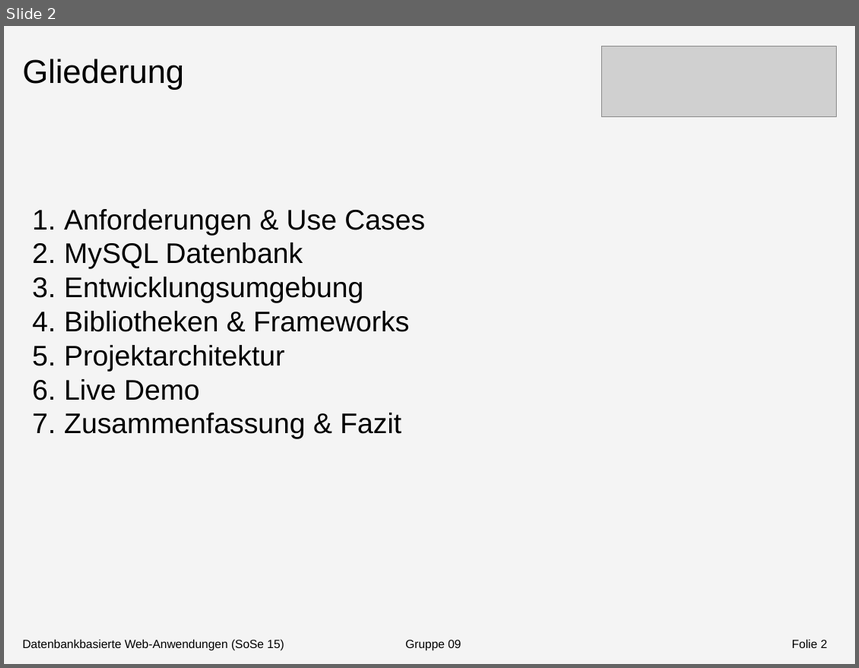
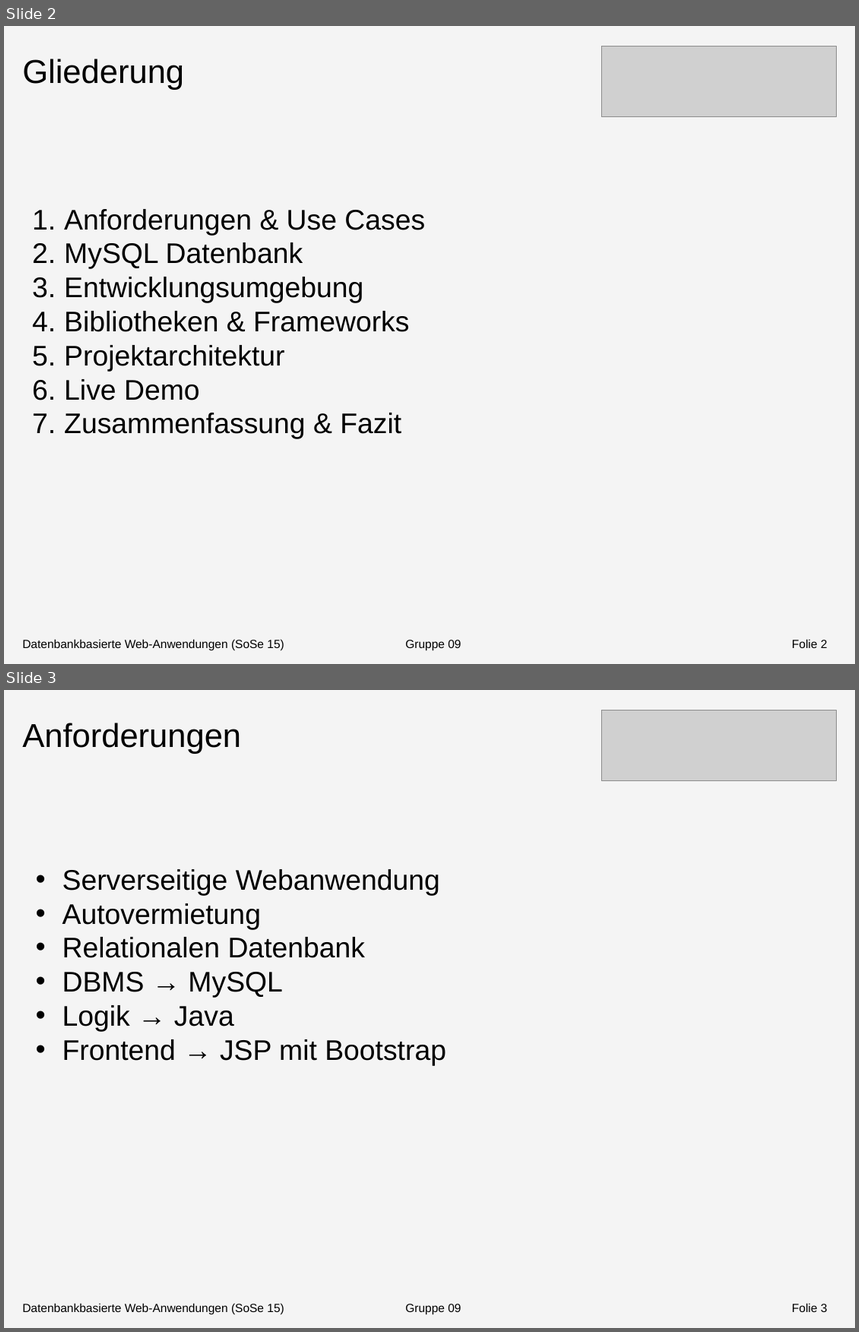
Before and after one commit to Shardic/DatenbankenMI2015, a slide deck: Doku/Dokumentation/Präsentation/Präsentation1.pptx. Shown one above the other, each under a label of ours: slide 2 before the commit, slides 2 and 3 after it. The pictures are 859x668 and 859x1332 pixels, drawn with LibreOffice and Linux fonts; fonts in the diff are those of the drawing; grey boxes stand for pictures. Boxes give left, top, right and bottom in pixels: in the first picture for what was removed or moved away, otherwise in the second. Text is boxed around its words. In the diff, an @@ line names an element or a change of style, - is before the commit and + after.

```diff
--- a/Doku/Dokumentation/Präsentation/Präsentation1.pptx
+++ b/Doku/Dokumentation/Präsentation/Präsentation1.pptx
@@ slide 3 added at [4, 690, 855, 1328], background #F4F4F4 @@
@@ picture added at [601, 711, 836, 781] @@
@@ text added at [22, 723, 241, 754], 28 pt, text #000000 @@
+Anforderungen
@@ text added at [63, 869, 446, 1066], 24 pt, text #000000 @@
+• Serverseitige Webanwendung
+• Autovermietung
+• Relationalen Datenbank
+• DBMS → MySQL
+• Logik → Java
+• Frontend → JSP mit Bootstrap
@@ text added at [22, 1303, 461, 1315], 10 pt, text #000000 @@
+Datenbankbasierte Web-Anwendungen (SoSe 15) Gruppe 09
@@ page number added at [792, 1303, 828, 1312], 10 pt, text #000000 @@
+Folie 3
```
Also in this commit, not shown: 4 slides changed, 2 other slides added.
